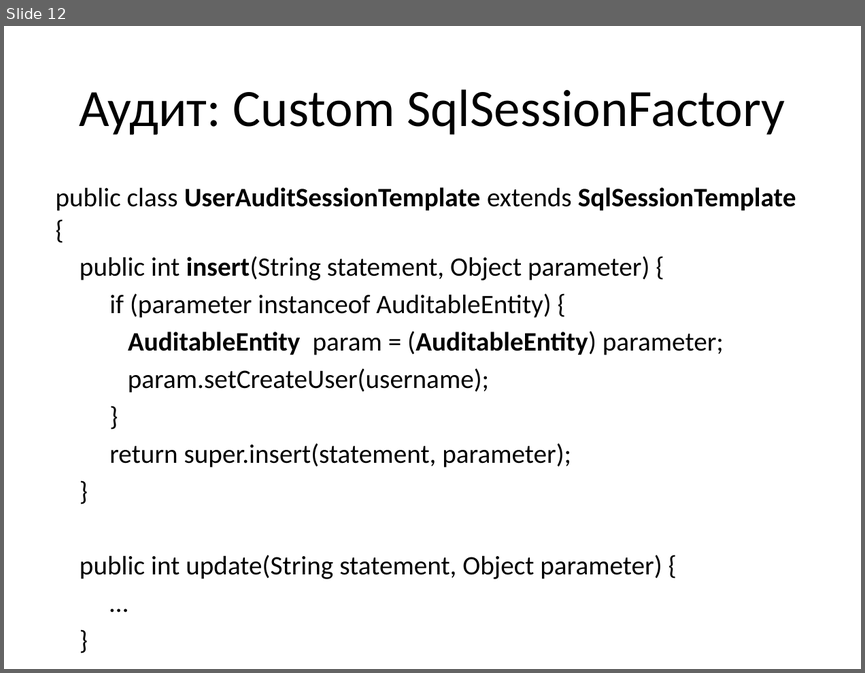
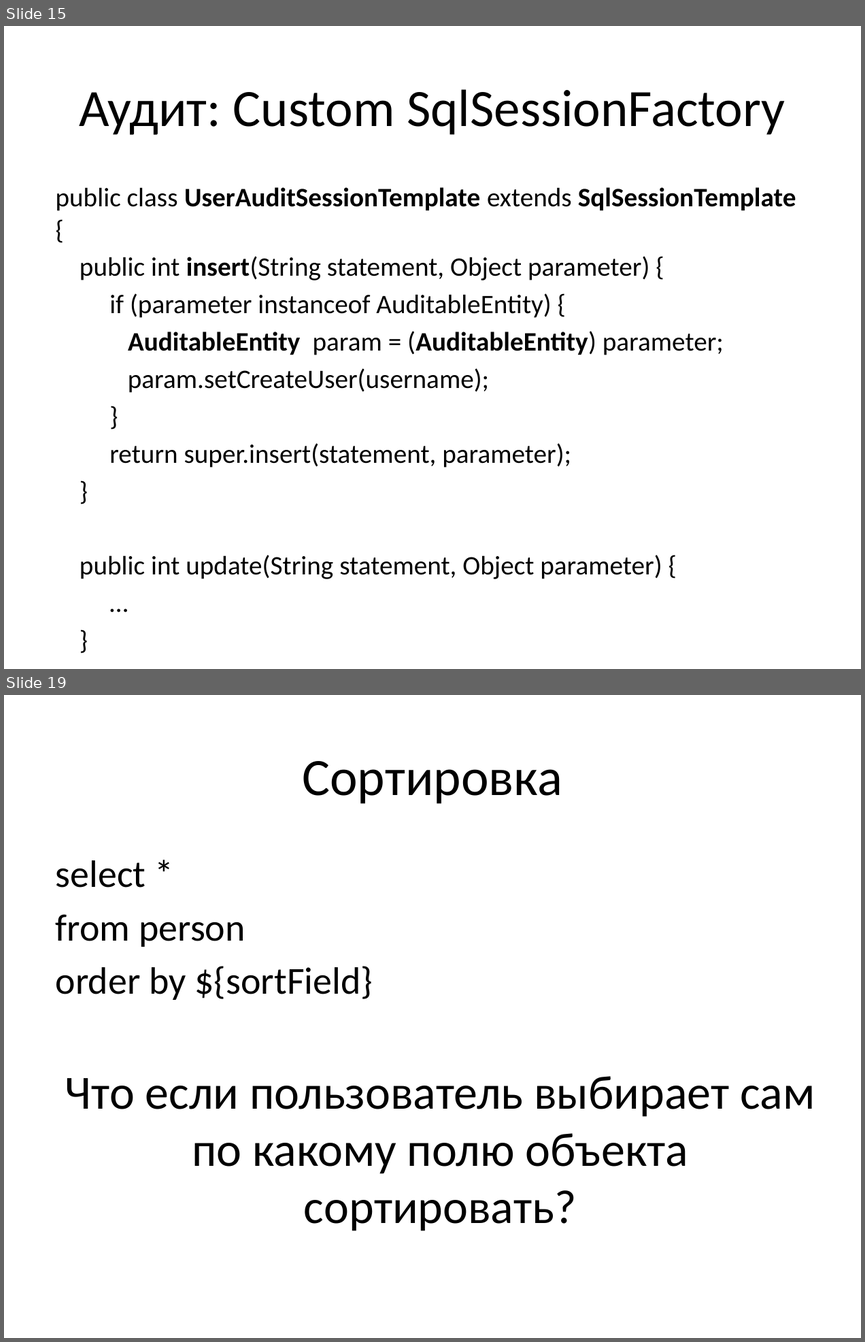
Before and after one commit to vitali-kviatkouski/personal, a slide deck: MyBatis.pptx. Shown one above the other, each under a label of ours: slide 12 before the commit, slides 15 and 19 after it; the slides between them are not shown. The pictures are 865x673 and 865x1342 pixels, drawn with LibreOffice and Linux fonts; fonts in the diff are those of the drawing. Boxes give left, top, right and bottom in pixels: in the first picture for what was removed or moved away, otherwise in the second. Text is boxed around its words. In the diff, an @@ line names an element or a change of style, - is before the commit and + after.

```diff
--- a/MyBatis.pptx
+++ b/MyBatis.pptx
@@ slide 19 added at bbox=[4, 695, 861, 1338], background #FFFFFF @@
@@ title added at bbox=[302, 761, 562, 804], 44 pt, text #000000 @@
+Сортировка
@@ text added at bbox=[56, 860, 373, 1000], 32 pt, text #000000 @@
+select *
+from person
+order by ${sortField}
@@ text added at bbox=[65, 1076, 815, 1231], 40 pt, text #000000 @@
+Что если пользователь выбирает сам по какому полю объекта сортировать?
@@ what was slide 12 is now slide 15 @@
```
Also in this commit, not shown: 1 slide changed, 10 other slides added.
